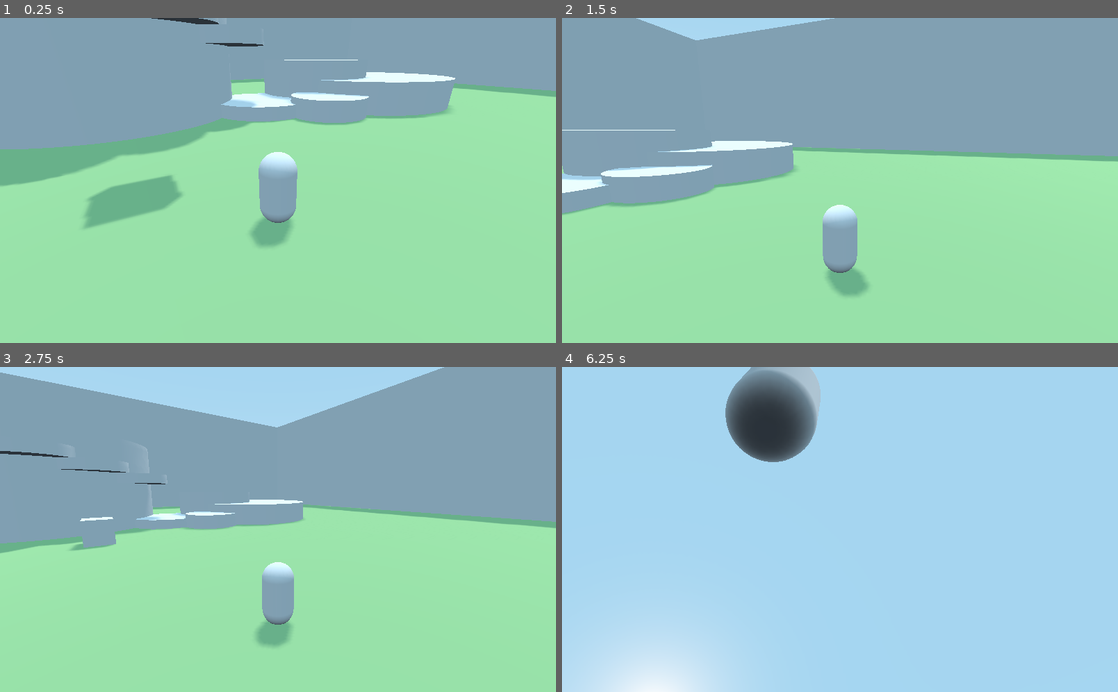
Above: before the commit, frames 1-4 (two rows, left to right).
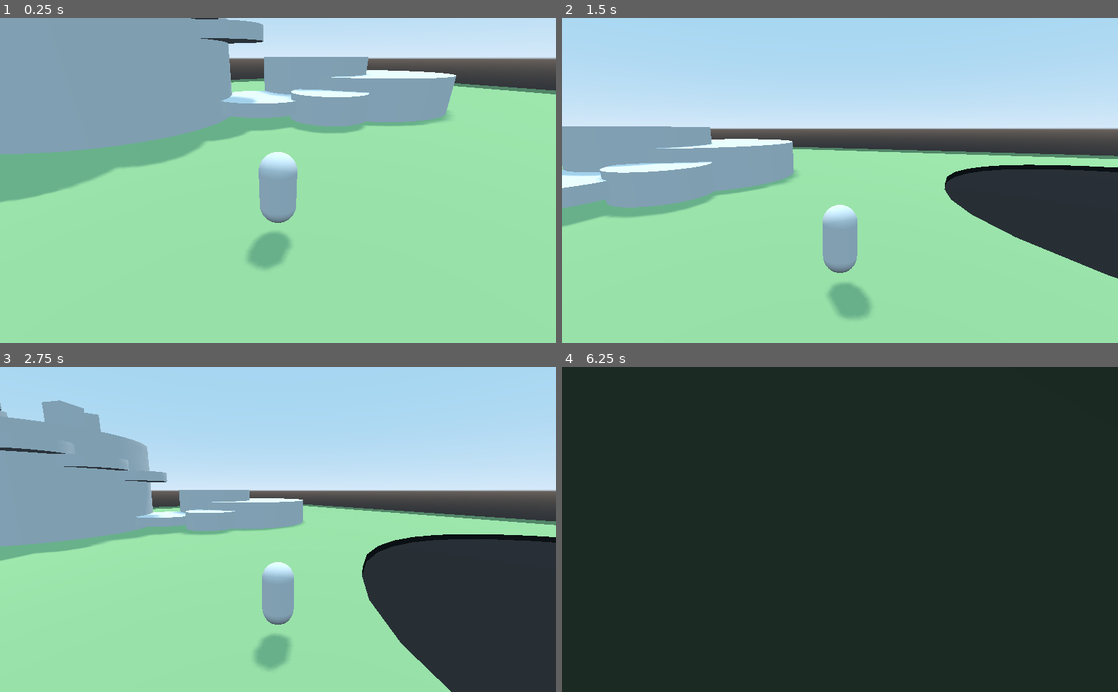
Above: after the commit, the same moments.

Repository: ChewieCB/Alpacolypse
Game: Godot game, scene res://src/tests/Test0_Basic/TestLevel.tscn
The game is run twice, just before and just after one commit, with the same random seed, the same clock (stepped at 60 frames per second) and the same inputs.
Inputs (mouse positions are in pixels of both pictures, inside the frame that each line leads up to):
- Up to frame 1 (0.25 s): no input
- Up to frame 2 (1.5 s): move the mouse to (962, 164) at 0.52 s; hold D (p1_move_right) 0.53-1.28 s; hold Shift (p1_charge) 0.53-1.28 s; tap Space (p1_jump) at 0.77 s; move the mouse to (728, 196) at 1.27 s; hold S (p1_move_backwards) from 1.28 s (still down); tap Down (p1_look_down) at 1.35 s
- Up to frame 3 (2.75 s): tap Space (p1_jump) at 1.52 s; move the mouse to (333, 458) at 2.02 s; release S (p1_move_backwards) at 2.03 s; hold D (p1_move_right) from 2.03 s (still down); hold Left (p1_look_left) from 2.03 s (still down)
- Up to frame 4 (6.25 s): move the mouse to (812, 594) at 2.77 s; release D (p1_move_right) at 2.78 s; release Left (p1_look_left) at 2.78 s; hold W (p1_move_forwards) 2.78-3.53 s; tap Right (p1_look_right) at 2.85 s; tap Space (p1_jump) at 3.02, 3.77, 4.52, 5, 6.02 s; move the mouse to (1006, 578) at 3.52 s; hold Up (p1_look_up) 3.53-4.28 s; hold A (p1_move_left) 3.53-5.03 s; tap Enter at 4.25, 5.75 s; move the mouse to (673, 480) at 4.27 s; click (673, 480) at 4.35 s; move the mouse to (867, 529) at 5.02 s; hold S (p1_move_backwards) 5.03-5.78 s; hold Tab (p1_toggle_aim) 5.03-5.78 s; move the mouse to (756, 448) at 5.77 s; hold D (p1_move_right) from 5.78 s (still down); tap Shift (p1_charge) at 5.85 s

The runs differ from the first frame. In frame 1, 17% of the frame differs, in the area x 0-100%, y 0-78%; in frame 2, 49%; in frame 3, 45%; in frame 4, 99%, in the area x 0-100%, y 0-100%.

Commit message:
Pit Stuff

Diff:
--- a/src/characters/Player/Player.tscn
+++ b/src/characters/Player/Player.tscn
@@ -36,7 +36,7 @@
 
 [node name="Player" type="KinematicBody"]
 collision_layer = 2
-collision_mask = 7
+collision_mask = 15
 script = ExtResource( 1 )
 
 [node name="MeshInstance" type="MeshInstance" parent="."]
--- a/src/tests/Test0_Basic/TestLevel.tscn
+++ b/src/tests/Test0_Basic/TestLevel.tscn
@@ -1,31 +1,13 @@
-[gd_scene load_steps=25 format=2]
+[gd_scene load_steps=26 format=2]
 
 [ext_resource path="res://src/characters/Player/Player.tscn" type="PackedScene" id=1]
-
-[sub_resource type="CubeMesh" id=1]
-size = Vector3( 100, 1, 100 )
-
-[sub_resource type="OpenSimplexNoise" id=2]
-seed = 1
-octaves = 4
-period = 89.9
-
-[sub_resource type="NoiseTexture" id=3]
-seamless = true
-as_normalmap = true
-noise = SubResource( 2 )
-
-[sub_resource type="SpatialMaterial" id=4]
+[ext_resource path="res://src/tests/Test0_Basic/pit_test.gd" type="Script" id=2]
+
+[sub_resource type="SpatialMaterial" id=28]
 albedo_color = Color( 0.643137, 0.843137, 0.584314, 1 )
-depth_enabled = true
-depth_scale = 1.0
-depth_deep_parallax = false
-depth_flip_tangent = false
-depth_flip_binormal = false
-depth_texture = SubResource( 3 )
-
-[sub_resource type="BoxShape" id=5]
-extents = Vector3( 50, 0.5, 50 )
+
+[sub_resource type="SpatialMaterial" id=29]
+albedo_color = Color( 0, 0, 0, 1 )
 
 [sub_resource type="CubeMesh" id=22]
 
@@ -98,21 +80,46 @@
 [sub_resource type="BoxShape" id=21]
 extents = Vector3( 50, 12.5, 0.5 )
 
+[sub_resource type="CylinderShape" id=26]
+radius = 15.0
+height = 50.0
+
+[sub_resource type="CylinderShape" id=27]
+radius = 15.0
+height = 1.0
+
+[sub_resource type="SpatialMaterial" id=30]
+albedo_color = Color( 0, 0, 0, 1 )
+
 [node name="TestLevel" type="Spatial"]
 
-[node name="Floor" type="StaticBody" parent="."]
-collision_mask = 6
-
-[node name="MeshInstance" type="MeshInstance" parent="Floor"]
-mesh = SubResource( 1 )
-material/0 = SubResource( 4 )
-
-[node name="CollisionShape" type="CollisionShape" parent="Floor"]
-shape = SubResource( 5 )
+[node name="Floor" type="CSGBox" parent="."]
+use_collision = true
+collision_mask = 15
+invert_faces = true
+width = 100.0
+height = 0.5
+depth = 100.0
+material = SubResource( 28 )
+
+[node name="PitCutout" type="CSGCylinder" parent="Floor"]
+transform = Transform( 1, 0, 0, 0, 1, 0, 0, 0, 1, -22, 0, 20 )
+operation = 2
+radius = 15.0
+height = 2.0
+sides = 32
+material = SubResource( 29 )
+
+[node name="PitCutout2" type="CSGCylinder" parent="Floor"]
+transform = Transform( 1, 0, 0, 0, 1, 0, 0, 0, 1, -22, 0, 20 )
+operation = 2
+radius = 15.0
+height = 2.0
+sides = 32
+material = SubResource( 29 )
 
 [node name="Player" parent="." instance=ExtResource( 1 )]
-transform = Transform( -0.5, 0, -0.866025, 0, 1, 0, 0.866025, 0, -0.5, 0, 1, 0 )
-collision_mask = 5
+transform = Transform( -0.5, 0, -0.866025, 0, 1, 0, 0.866025, 0, -0.5, 0, 0, 0 )
 
 [node name="DirectionalLight" type="DirectionalLight" parent="."]
 transform = Transform( 0.0848403, -0.960201, 0.266112, 0.291661, 0.279309, 0.914833, -0.952752, -1.95147e-07, 0.30375, 98.5496, 108.405, 0 )
@@ -121,20 +128,116 @@
 
 [node name="ChargeableBoxes" type="Node" parent="."]
 
-[node name="RigidBody" type="RigidBody" parent="ChargeableBoxes"]
-transform = Transform( 1, 0, 0, 0, 1, 0, 0, 0, 1, 6.48452, 11, 0 )
-collision_layer = 4
-collision_mask = 7
-mass = 500.0
-contact_monitor = true
-linear_damp = 1.0
-angular_damp = 5.0
-
-[node name="MeshInstance" type="MeshInstance" parent="ChargeableBoxes/RigidBody"]
-mesh = SubResource( 22 )
-material/0 = null
-
-[node name="CollisionShape" type="CollisionShape" parent="ChargeableBoxes/RigidBody"]
+[node name="Box1" type="RigidBody" parent="ChargeableBoxes"]
+transform = Transform( 1, 0, 0, 0, 1, 0, 0, 0, 1, 15.3103, 11, 0 )
+collision_layer = 4
+collision_mask = 7
+mass = 500.0
+contact_monitor = true
+linear_damp = 1.0
+angular_damp = 5.0
+
+[node name="MeshInstance" type="MeshInstance" parent="ChargeableBoxes/Box1"]
+mesh = SubResource( 22 )
+material/0 = null
+
+[node name="CollisionShape" type="CollisionShape" parent="ChargeableBoxes/Box1"]
+shape = SubResource( 23 )
+
+[node name="Box5" type="RigidBody" parent="ChargeableBoxes"]
+transform = Transform( 0.844496, 0, -0.535562, 0, 1, 0, 0.535562, 0, 0.844496, -15.2828, 2.05086, -12.2198 )
+collision_layer = 4
+collision_mask = 7
+mass = 500.0
+contact_monitor = true
+linear_damp = 1.0
+angular_damp = 5.0
+
+[node name="MeshInstance" type="MeshInstance" parent="ChargeableBoxes/Box5"]
+mesh = SubResource( 22 )
+material/0 = null
+
+[node name="CollisionShape" type="CollisionShape" parent="ChargeableBoxes/Box5"]
+shape = SubResource( 23 )
+
+[node name="Box6" type="RigidBody" parent="ChargeableBoxes"]
+transform = Transform( 0.0936044, 0, -0.995609, 0, 1, 0, 0.995609, 0, 0.0936044, -10.117, 2.05086, -16.1695 )
+collision_layer = 4
+collision_mask = 7
+mass = 500.0
+contact_monitor = true
+linear_damp = 1.0
+angular_damp = 5.0
+
+[node name="MeshInstance" type="MeshInstance" parent="ChargeableBoxes/Box6"]
+mesh = SubResource( 22 )
+material/0 = null
+
+[node name="CollisionShape" type="CollisionShape" parent="ChargeableBoxes/Box6"]
+shape = SubResource( 23 )
+
+[node name="Box7" type="RigidBody" parent="ChargeableBoxes"]
+transform = Transform( -0.519743, 0, -0.854323, 0, 1, 0, 0.854323, 0, -0.519743, 1.52833, 1.68415, -12.0175 )
+collision_layer = 4
+collision_mask = 7
+mass = 500.0
+contact_monitor = true
+linear_damp = 1.0
+angular_damp = 5.0
+
+[node name="MeshInstance" type="MeshInstance" parent="ChargeableBoxes/Box7"]
+mesh = SubResource( 22 )
+material/0 = null
+
+[node name="CollisionShape" type="CollisionShape" parent="ChargeableBoxes/Box7"]
+shape = SubResource( 23 )
+
+[node name="Box2" type="RigidBody" parent="ChargeableBoxes"]
+transform = Transform( 0.666506, 0, -0.745499, 0, 1, 0, 0.745499, 0, 0.666506, 12.9158, 11, -1.50492 )
+collision_layer = 4
+collision_mask = 7
+mass = 500.0
+contact_monitor = true
+linear_damp = 1.0
+angular_damp = 5.0
+
+[node name="MeshInstance" type="MeshInstance" parent="ChargeableBoxes/Box2"]
+mesh = SubResource( 22 )
+material/0 = null
+
+[node name="CollisionShape" type="CollisionShape" parent="ChargeableBoxes/Box2"]
+shape = SubResource( 23 )
+
+[node name="Box3" type="RigidBody" parent="ChargeableBoxes"]
+transform = Transform( -0.49508, 0, -0.868848, 0, 1, 0, 0.868848, 0, -0.49508, 18.4836, 11, -7.59563 )
+collision_layer = 4
+collision_mask = 7
+mass = 500.0
+contact_monitor = true
+linear_damp = 1.0
+angular_damp = 5.0
+
+[node name="MeshInstance" type="MeshInstance" parent="ChargeableBoxes/Box3"]
+mesh = SubResource( 22 )
+material/0 = null
+
+[node name="CollisionShape" type="CollisionShape" parent="ChargeableBoxes/Box3"]
+shape = SubResource( 23 )
+
+[node name="Box4" type="RigidBody" parent="ChargeableBoxes"]
+transform = Transform( -0.952879, 0, -0.303351, 0, 1, 0, 0.303351, 0, -0.952879, 18.4836, 13.1247, -7.59563 )
+collision_layer = 4
+collision_mask = 7
+mass = 500.0
+contact_monitor = true
+linear_damp = 1.0
+angular_damp = 5.0
+
+[node name="MeshInstance" type="MeshInstance" parent="ChargeableBoxes/Box4"]
+mesh = SubResource( 22 )
+material/0 = null
+
+[node name="CollisionShape" type="CollisionShape" parent="ChargeableBoxes/Box4"]
 shape = SubResource( 23 )
 
 [node name="Cylinders" type="Node" parent="."]
@@ -335,6 +438,7 @@
 
 [node name="Wall1" type="StaticBody" parent="Bounds"]
 transform = Transform( 1, 0, 0, 0, 1, 0, 0, 0, 1, 0, 13, -50 )
+visible = false
 
 [node name="MeshInstance" type="MeshInstance" parent="Bounds/Wall1"]
 mesh = SubResource( 20 )
@@ -345,6 +449,7 @@
 
 [node name="Wall2" type="StaticBody" parent="Bounds"]
 transform = Transform( 1, 0, 0, 0, 1, 0, 0, 0, 1, 0, 13, 50 )
+visible = false
 
 [node name="MeshInstance" type="MeshInstance" parent="Bounds/Wall2"]
 mesh = SubResource( 20 )
@@ -355,6 +460,7 @@
 
 [node name="Wall3" type="StaticBody" parent="Bounds"]
 transform = Transform( -4.37114e-08, 0, -1, 0, 1, 0, 1, 0, -4.37114e-08, -50, 13, 1 )
+visible = false
 
 [node name="MeshInstance" type="MeshInstance" parent="Bounds/Wall3"]
 mesh = SubResource( 20 )
@@ -365,6 +471,7 @@
 
 [node name="Wall4" type="StaticBody" parent="Bounds"]
 transform = Transform( -4.37114e-08, 0, -1, 0, 1, 0, 1, 0, -4.37114e-08, 50, 13, 1 )
+visible = false
 
 [node name="MeshInstance" type="MeshInstance" parent="Bounds/Wall4"]
 mesh = SubResource( 20 )
@@ -372,3 +479,70 @@
 
 [node name="CollisionShape" type="CollisionShape" parent="Bounds/Wall4"]
 shape = SubResource( 21 )
+
+[node name="PIT" type="StaticBody" parent="."]
+transform = Transform( 1, 0, 0, 0, 1, 0, 0, 0, 1, -22, 0, 20 )
+collision_layer = 8
+collision_mask = 0
+
+[node name="PlayerBlocker" type="CollisionShape" parent="PIT"]
+transform = Transform( 1, 0, 0, 0, 1, 0, 0, 0, 1, -0.00649643, 0.0480137, -0.0564003 )
+shape = SubResource( 26 )
+
+[node name="GravityWell" type="Area" parent="PIT"]
+
+[node name="PlayerBlocker2" type="CollisionShape" parent="PIT/GravityWell"]
+transform = Transform( 1, 0, 0, 0, 1, 0, 0, 0, 1, -0.00649643, 0.0480137, -0.0564003 )
+shape = SubResource( 26 )
+
+[node name="BodyFrier" type="Area" parent="PIT"]
+transform = Transform( 1, 0, 0, 0, 1, 0, 0, 0, 1, 0, -13.1188, 0 )
+collision_layer = 8
+collision_mask = 13
+script = ExtResource( 2 )
+
+[node name="CollisionShape" type="CollisionShape" parent="PIT/BodyFrier"]
+shape = SubResource( 27 )
+
+[node name="PitRim" type="CSGCombiner" parent="PIT"]
+operation = 2
+use_collision = true
+collision_mask = 15
+
+[node name="Rim" type="CSGCylinder" parent="PIT/PitRim"]
+transform = Transform( 1, 0, 0, 0, 1, 0, 0, 0, 1, 0, 0.5, 0 )
+operation = 2
+radius = 16.0
+sides = 32
+
+[node name="Hole" type="CSGCylinder" parent="PIT/PitRim"]
+operation = 2
+radius = 15.0
+height = 4.0
+sides = 32
+
+[node name="PitHole" type="CSGCombiner" parent="PIT"]
+transform = Transform( 1, 0, 0, 0, 1, 0, 0, 0, 1, 0, -6.55486, 0 )
+operation = 2
+use_collision = true
+collision_mask = 15
+
+[node name="Rim" type="CSGCylinder" parent="PIT/PitHole"]
+transform = Transform( 1, 0, 0, 0, 1, 0, 0, 0, 1, 0, -1.6, 0 )
+operation = 2
+radius = 16.0
+height = 15.0
+sides = 32
+material = SubResource( 30 )
+
+[node name="Inner" type="CSGCylinder" parent="PIT/PitHole"]
+transform = Transform( 1, 0, 0, 0, 1, 0, 0, 0, 1, 0, -0.369781, 0 )
+operation = 2
+radius = 15.0
+height = 15.0
+sides = 32
+material = SubResource( 30 )
+
+[node name="StaticBody" type="StaticBody" parent="PIT"]
+[connection signal="body_entered" from="PIT/GravityWell" to="PIT/BodyFrier" method="_on_GravityWell_body_entered"]
+[connection signal="body_entered" from="PIT/BodyFrier" to="PIT/BodyFrier" method="_on_BodyFrier_body_entered"]
